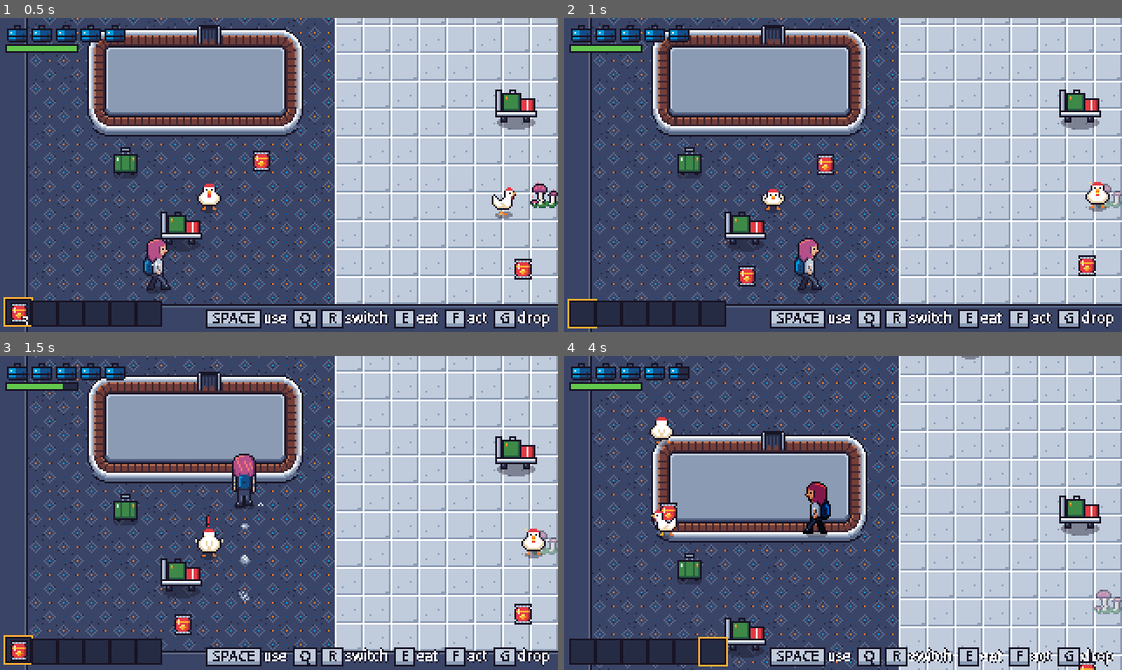
Above: before the commit, frames 1-4 (two rows, left to right).
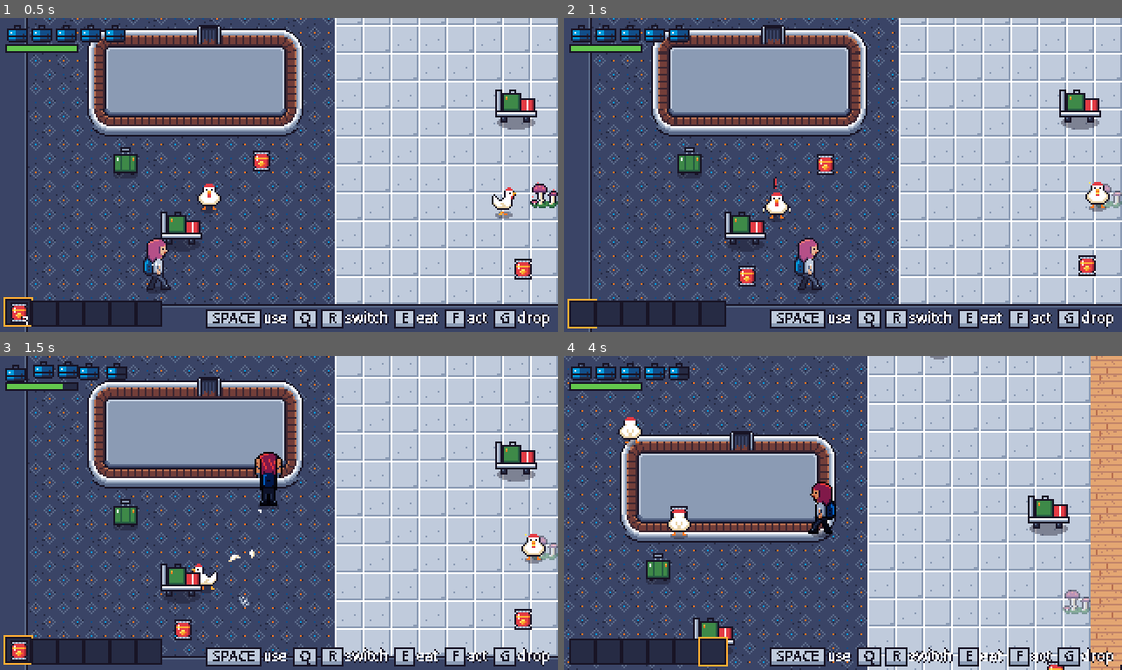
Above: after the commit, the same moments.

Repository: mvdmakesthings/PlanePoultryPanic
Game: Godot game, scene res://tests/prototype_smoke.tscn
Same seed, same stepped clock (60 frames per second), same inputs: the game is played once before the commit and once after it. This scene is started directly instead of the project's main scene.
Inputs (mouse positions are in pixels of both pictures, inside the frame that each line leads up to):
- Up to frame 1 (0.5 s): no input
- Up to frame 2 (1 s): tap Enter (ui_accept) at 0.5, 0.77 s; move the mouse to (965, 159) at 0.52 s; hold D (move_right) from 0.53 s (still down); hold G (drop_item) from 0.53 s (still down); click (965, 159) at 0.67 s
- Up to frame 3 (1.5 s): tap Enter (ui_accept) at 1.07 s; release D (move_right) at 1.25 s; release G (drop_item) at 1.25 s; drag from (167, 528) to (535, 538) at 1.27 s
- Up to frame 4 (4 s): move the mouse to (898, 443) at 2.02 s; hold D (move_right) 2.03-2.75 s; hold F (interact) 2.03-2.75 s; drag from (815, 575) to (1110, 619) at 2.77 s; move the mouse to (1010, 560) at 3.52 s; hold A (move_left) from 3.53 s (still down); hold Q (prev_item) from 3.53 s (still down); tap Enter (ui_accept) at 3.77 s

Frame 1 is identical in both runs. In frame 2, 0.4% of the frame differs, in the area x 35-41%, y 50-65%; in frame 3, 28%; in frame 4, 36%, in the area x 0-100%, y 0-100%.

Commit message:
Make chickens notice the player more aggressively
Sneaking past chickens was too easy. Widen and lengthen their sight and
make them quicker to commit to a chase:

- Sight range 4 tiles -> 5, cone 120 degrees -> 150
- Pecking chickens see three quarters as far instead of half
- Instant notice within 28 px instead of 20
- "?" to "!" in 0.35 s instead of 0.6, and suspicion cools off slower
- Spotting the player alerts neighbors within 64 px instead of 48

Chase speed and give-up time are unchanged, so one normal chicken can
still be escaped. Updates the design doc and moves the prototype test's
pecking-sight distances to straddle the new ranges.

Diff:
--- a/game/scripts/characters/chicken.gd
+++ b/game/scripts/characters/chicken.gd
@@ -43,10 +43,10 @@
 ## Slower than the player's walk, so one normal chicken can always be escaped.
 @export var pursue_speed := 60.0
 @export var investigate_speed := 70.0
-@export var sight_range := 64.0
+@export var sight_range := 80.0
 ## Seconds without seeing the player before giving up the chase.
 @export var give_up_time := 2.0
-@export var alert_radius := 48.0
+@export var alert_radius := 64.0
 @export var snack_notice_range := 100.0
 @export var eat_time := 2.5
 ## After a peck lands, the chicken bounces back about two tiles and stays
@@ -68,16 +68,16 @@
 @export_group("Senses")
 ## Half the width of the cone a chicken sees in, either side of the way its
 ## sprite faces.
-@export var vision_half_angle := 60.0
+@export var vision_half_angle := 75.0
 ## Pecking at the floor, a chicken only sees this share of its sight range.
-@export var pecking_sight_scale := 0.5
+@export var pecking_sight_scale := 0.75
 ## Closer than this, a chicken notices the player from any side, at once.
-@export var instant_notice_range := 20.0
+@export var instant_notice_range := 28.0
 ## Seconds the player has to stay in view at the edge of its sight before a
 ## suspicious chicken spots her; right up close it takes half as long.
-@export var notice_time := 0.6
+@export var notice_time := 0.35
 ## Suspicion lost per second while the player is out of view.
-@export var suspicion_cooldown := 0.6
+@export var suspicion_cooldown := 0.35
 ## How long a suspicious chicken looks around before going back to normal,
 ## and how often it turns its head meanwhile.
 @export var look_around_time := 1.5
--- a/game/tests/prototype_smoke.gd
+++ b/game/tests/prototype_smoke.gd
@@ -173,12 +173,12 @@
 	_check(chicken.state in CHASING, "a chicken notices the player right behind it at once")
 	setup[0].queue_free()
 
-	setup = await _watching_chicken(chicken_at, chicken_at + Vector2(48, 0), true)
+	setup = await _watching_chicken(chicken_at, chicken_at + Vector2(70, 0), true)
 	chicken = setup[1]
 	player = setup[2]
 	await _wait(0.5)
 	_check(chicken.state == Chicken.State.WANDER, "a pecking chicken doesn't see as far")
-	player.global_position = chicken_at + Vector2(28, 0)
+	player.global_position = chicken_at + Vector2(40, 0)
 	await _wait(0.1)
 	_check(chicken.is_suspicious(), "a pecking chicken still sees the player close in front")
 	setup[0].queue_free()
Not shown, changed: docs/game-design-document.md
